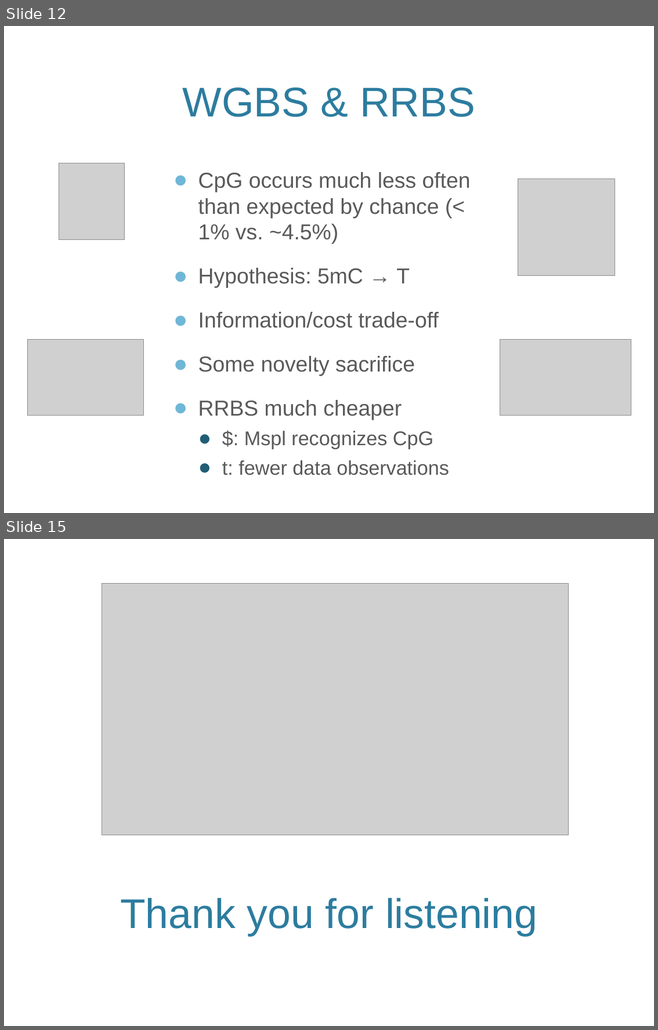
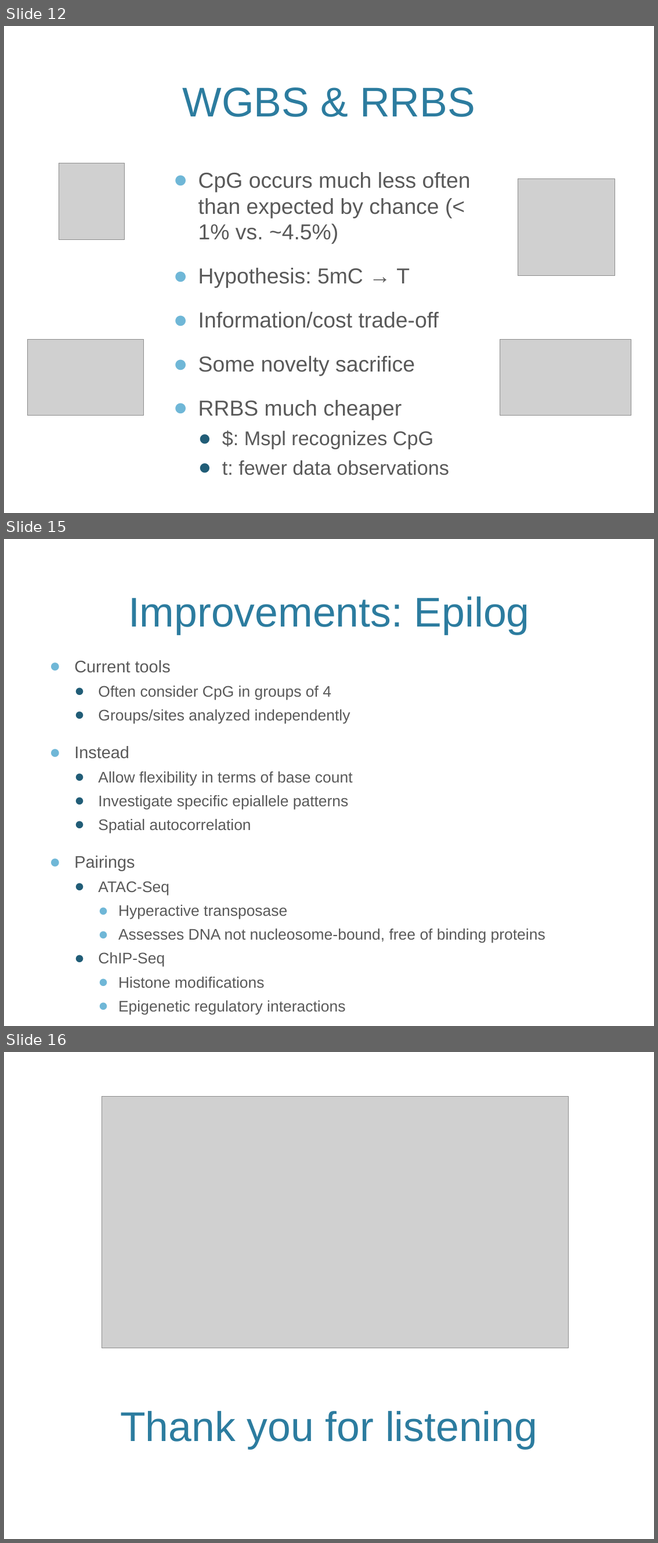
Before and after one commit to vreuter/jekeal, a slide deck: KipnisLabMeeting_2017-03-13.pptx. Shown one above the other, each under a label of ours: slides 12 and 15 before the commit, slides 12, 15 and 16 after it; the slides between them are not shown. The pictures are 658x1030 and 658x1543 pixels, drawn with LibreOffice and Linux fonts; fonts in the diff are those of the drawing; grey boxes stand for pictures; background and template pictures are left out. Boxes give left, top, right and bottom in pixels: in the first picture for what was removed or moved away, otherwise in the second. Text is boxed around its words. In the diff, an @@ line names an element or a change of style, - is before the commit and + after.

```diff
--- a/KipnisLabMeeting_2017-03-13.pptx
+++ b/KipnisLabMeeting_2017-03-13.pptx
@@ slide 15 added at (x1=4, y1=539, x2=654, y2=1026), background picture (left out) @@
@@ title added at (x1=128, y1=596, x2=529, y2=635), 46 pt, text #2C7C9F @@
+Improvements: Epilog
@@ text added at (x1=74, y1=660, x2=545, y2=988), 17.1 pt, text #595959 @@
+● Current tools
+  ● Often consider CpG in groups of 4
+  ● Groups/sites analyzed independently
+● Instead
+  ● Allow flexibility in terms of base count
+  ● Investigate specific epiallele patterns
+  ● Spatial autocorrelation
+● Pairings
+  ● ATAC-Seq
+    ● Hyperactive transposase
+    ● Assesses DNA not nucleosome-bound, free of binding proteins
+  ● ChIP-Seq
+    ● Histone modifications
+    ● Epigenetic regulatory interactions
@@ what was slide 15 is now slide 16 @@
```
Also in this commit, not shown: 11 slides changed, 1 other slide added, 1 slide removed, 1 other file.
